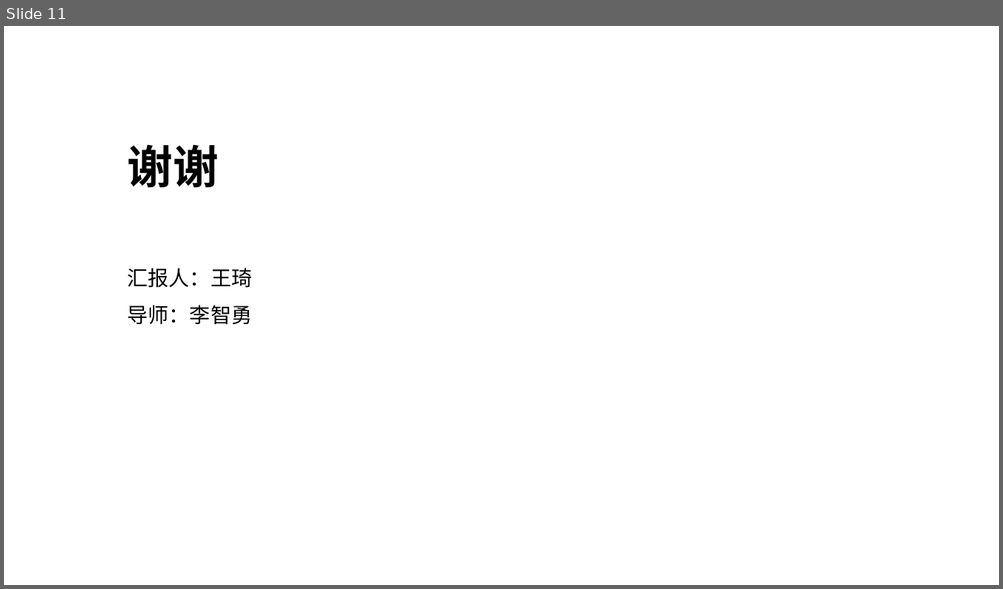
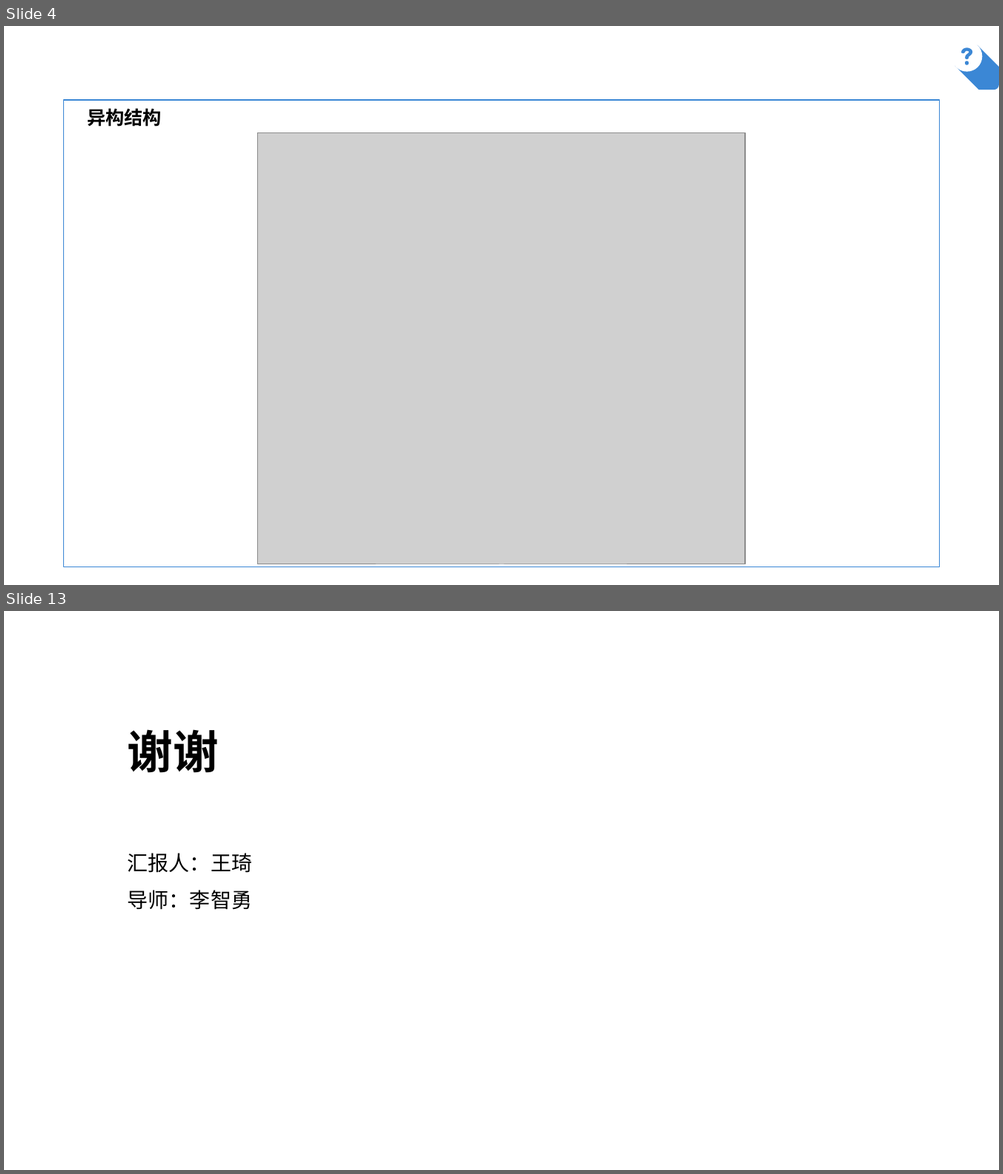
Before and after one commit to AlfredChiang/Mobile-Edge-Computing, a slide deck: Resource-Allocation-in-Vehicular-Cloud-Computing-Systems-With-Heterogeneous-Vehicles-and-Roadside-Units/2019-01-08.pptx. Shown one above the other, each under a label of ours: slide 11 before the commit, slides 4 and 13 after it; the slides between them are not shown. The pictures are 1003x589 and 1003x1174 pixels, drawn with LibreOffice and Linux fonts; fonts in the diff are those of the drawing; grey boxes stand for pictures; background and template pictures are left out. Boxes give left, top, right and bottom in pixels: in the first picture for what was removed or moved away, otherwise in the second. Text is boxed around its words. In the diff, an @@ line names an element or a change of style, - is before the commit and + after.

```diff
--- a/Resource-Allocation-in-Vehicular-Cloud-Computing-Systems-With-Heterogeneous-Vehicles-and-Roadside-Units/2019-01-08.pptx
+++ b/Resource-Allocation-in-Vehicular-Cloud-Computing-Systems-With-Heterogeneous-Vehicles-and-Roadside-Units/2019-01-08.pptx
@@ slide 4 added at (4,26,999,585), background picture (left out) @@
@@ line added from (930, 87) to (930, 35), #FFFFFF 2.25 pt @@
@@ freeform shape added at (951,41,982,72), fill #FFFFFF @@
@@ freeform shape added at (956,45,999,90), fill #3B87D5 @@
@@ parallelogram added at (64,100,939,568), outline #3B87D5 1 pt @@
@@ text added at (87,108,162,127), 18 pt, text #000000, bold @@
+异构结构
@@ picture added at (258,133,745,565) @@
@@ what was slide 11 is now slide 13 @@
```
Also in this commit, not shown: 4 slides changed, 4 other slides added, 3 slides removed, 4 other files.
